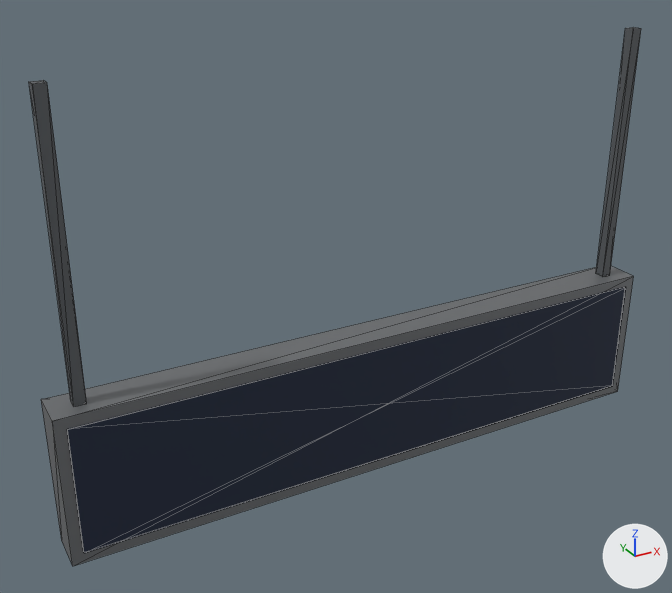
One commit to the glTF model bern-research/references/assets/departure-display-hanging.gltf: the scene before it, then after it.
One viewpoint serves both versions: a camera (50 mm lens) standing at (-1.62, -2.63, 4.73) and looking at (-0.15, 0.04, 3.4). The lights are fixed; the arrows at lower right show +X, +Y and +Z. The picture after the commit comes second. Mesh edges are drawn as thin lines. Vertices at exactly the same position are counted once.

The older version as bpy lines, for what is in view:
```python
me_departure_display_hanging = bpy.data.meshes.new('departure-display-hanging')
me_departure_display_hanging.from_pydata(...)  # 40 vertices, 60 faces; spans x -1.2..1.2, y -0.08..0.08, z 2.7..4.25
# faces by material slot: [12, 24, 24]
me_departure_display_hanging.materials.append(mat_anthracite)  # grey #7c7e81
me_departure_display_hanging.materials.append(mat_screen)  # dark blue #273045
me_departure_display_hanging.materials.append(mat_dark_grey)  # dark grey #616569
ob_departure_display_hanging = bpy.data.objects.new('departure-display-hanging', me_departure_display_hanging)
ob_departure_display_hanging.location = (0.0, 0.0, 0.0)
```
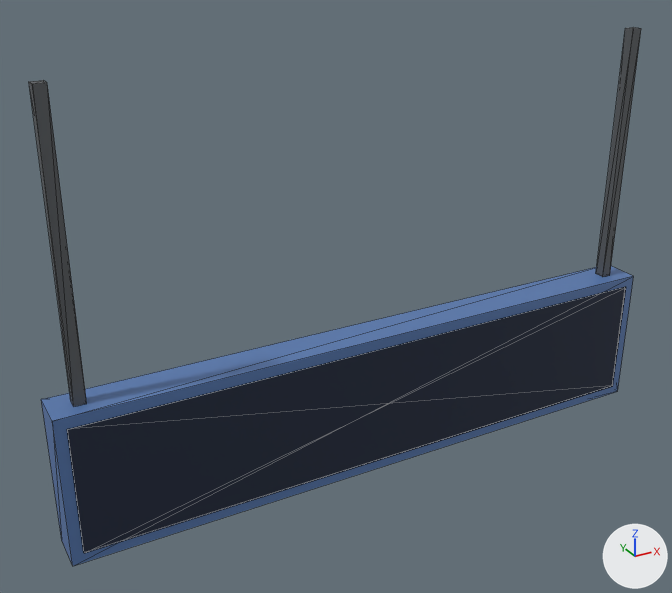
Scene script edits in JSON lines:
```json
{"op": "add", "block": "mat_blue_sign", "code": ["mat_blue_sign = principled_material('blue_sign')", "mat_blue_sign.base_color = (0.1, 0.2, 0.45)  # blue #597cb3", "mat_blue_sign.metallic = 0.1"]}
{"block": "me_departure_display_hanging", "where": "me_departure_display_hanging.from_pydata(...)  # 40 vertices, 60 faces; spans x -1.2..1.2, y -0.08..0.08, z 2.7..4.25"}
{"block": "me_departure_display_hanging", "where": "# used by ob_departure_display_hanging; location = (0.0, 0.0, 0.0)"}
{"block": "me_departure_display_hanging", "change": "me_departure_display_hanging part 1: all 12 faces that had it switch from mat_anthracite (grey #7c7e81) to mat_blue_sign (blue #597cb3)"}
```

What differs and where, as boxes (x1, y1, x2, y2) in the pictures (672 x 593 px):
```json
{"part": 1, "of": "me_departure_display_hanging", "change": "recoloured", "before": [41, 266, 633, 566], "after": [41, 266, 633, 566]}
```
